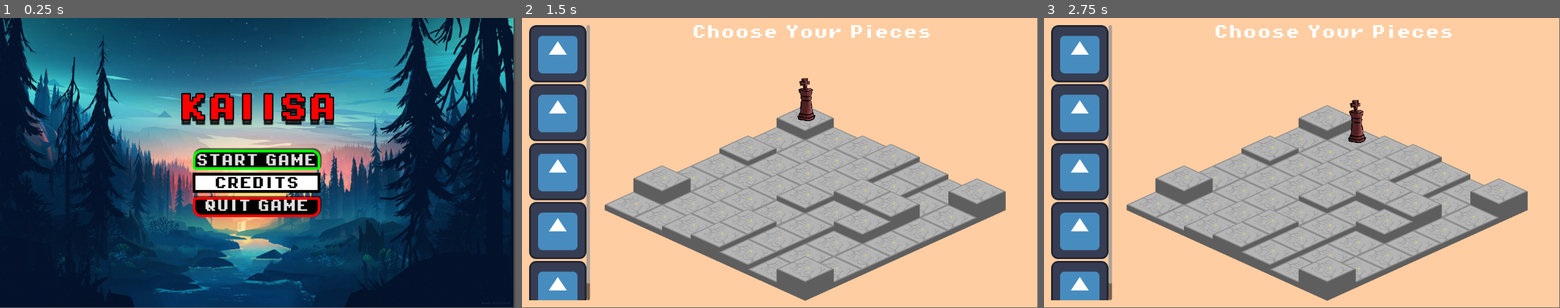
Above: before the commit, frames 1-3 (left to right).
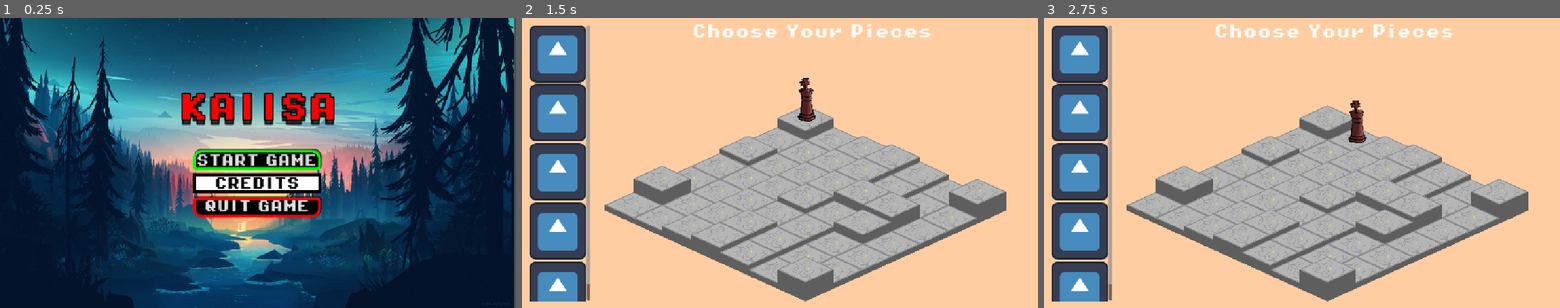
Above: after the commit, the same moments.

Repository: Caiisa-Games/caiisa
Game: Godot game, scene res://scenes/main_menu.tscn
Two runs of this game, one before a commit and one after it. Both use one fixed random seed, a clock stepped at 60 frames per second and the inputs below. The engine's default icon, where the game draws it, is replaced by a stand-in: a white triangle on a blue panel in a dark square.
Inputs (mouse positions are in pixels of both pictures, inside the frame that each line leads up to):
- Up to frame 1 (0.25 s): no input
- Up to frame 2 (1.5 s): click "START GAME" at 0.5 s; tap Enter at 1.25 s; move the mouse to (805, 119) at 1.27 s; tap 1 at 1.35 s; click (805, 119) at 1.42 s
- Up to frame 3 (2.75 s): tap Space at 2 s; move the mouse to (1353, 139) at 2.02 s; tap 1 at 2.1 s; click (1353, 139) at 2.17 s
In our replay, the window is 799x449 before the commit and 800x450 after it. These sizes can differ from the game's own. Grey fills any space a smaller window leaves; there, only what the larger window draws over its background counts as a difference.

The runs differ from the first frame. In frame 1, 6.8% of the frame differs, in the area x 0-100%, y 0-100%; in frame 2, 3.8%; in frame 3, 3.8%.

Commit message:
possible camera fix

Diff:
--- a/project.godot
+++ b/project.godot
@@ -18,6 +18,11 @@
 boot_splash/use_filter=false
 config/icon="res://icon.svg"
 
+[display]
+
+window/size/resizable=false
+window/stretch/mode="canvas_items"
+
 [rendering]
 
 renderer/rendering_method="gl_compatibility"
--- a/scenes/piece_selection.tscn
+++ b/scenes/piece_selection.tscn
@@ -52,6 +52,7 @@
 [node name="ScrollContainer" type="ScrollContainer" parent="HSplitContainer/LeftPanel"]
 layout_mode = 2
 size_flags_horizontal = 0
+mouse_behavior_recursive = 1
 theme_override_styles/focus = SubResource("StyleBoxEmpty_mcp5b")
 horizontal_scroll_mode = 0
 
@@ -97,3 +98,6 @@
 
 [node name="Board" parent="HSplitContainer" instance=ExtResource("3_mcp5b")]
 position = Vector2(617, 231)
+
+[node name="Camera2D" type="Camera2D" parent="."]
+offset = Vector2(576, 324)
